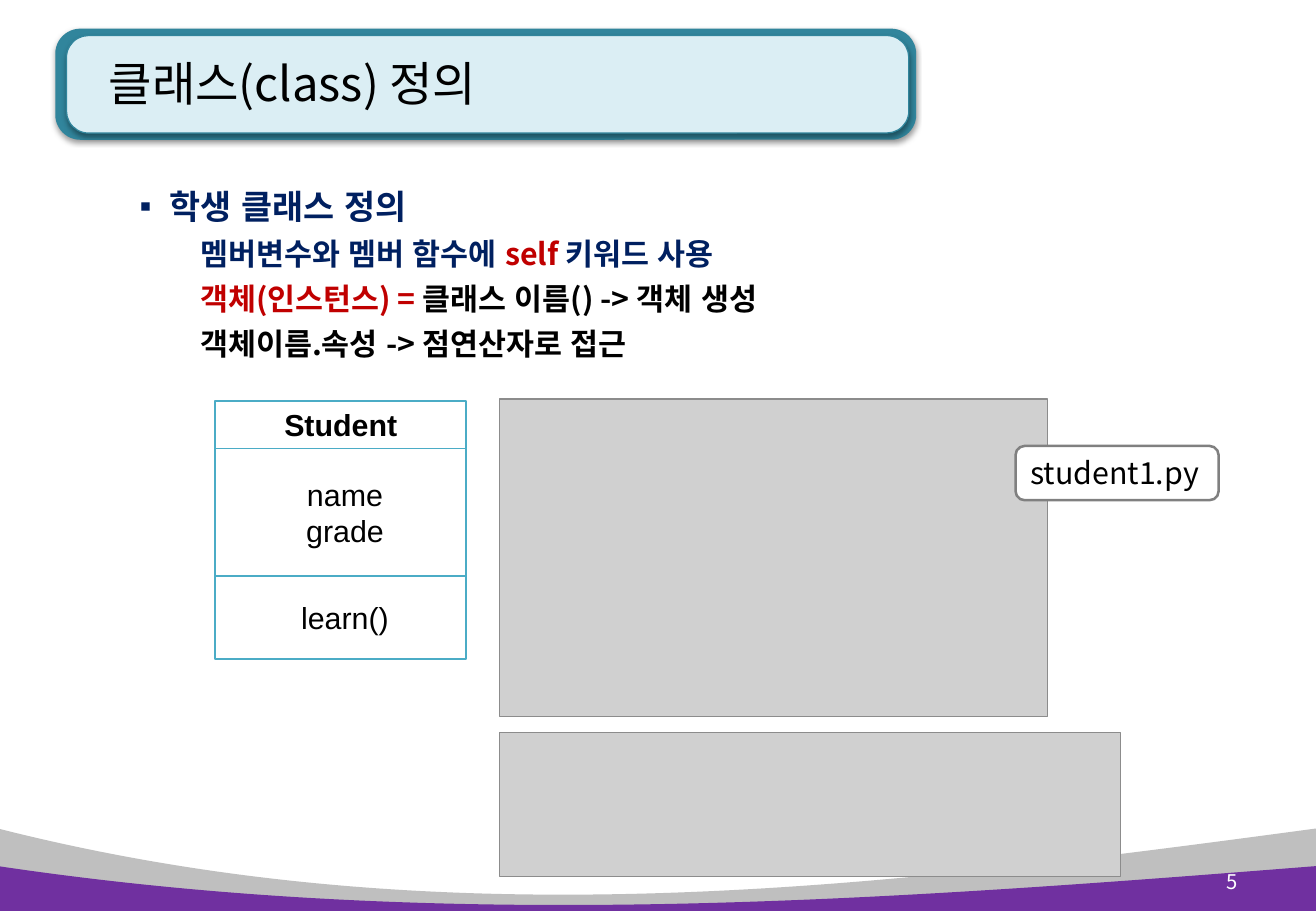
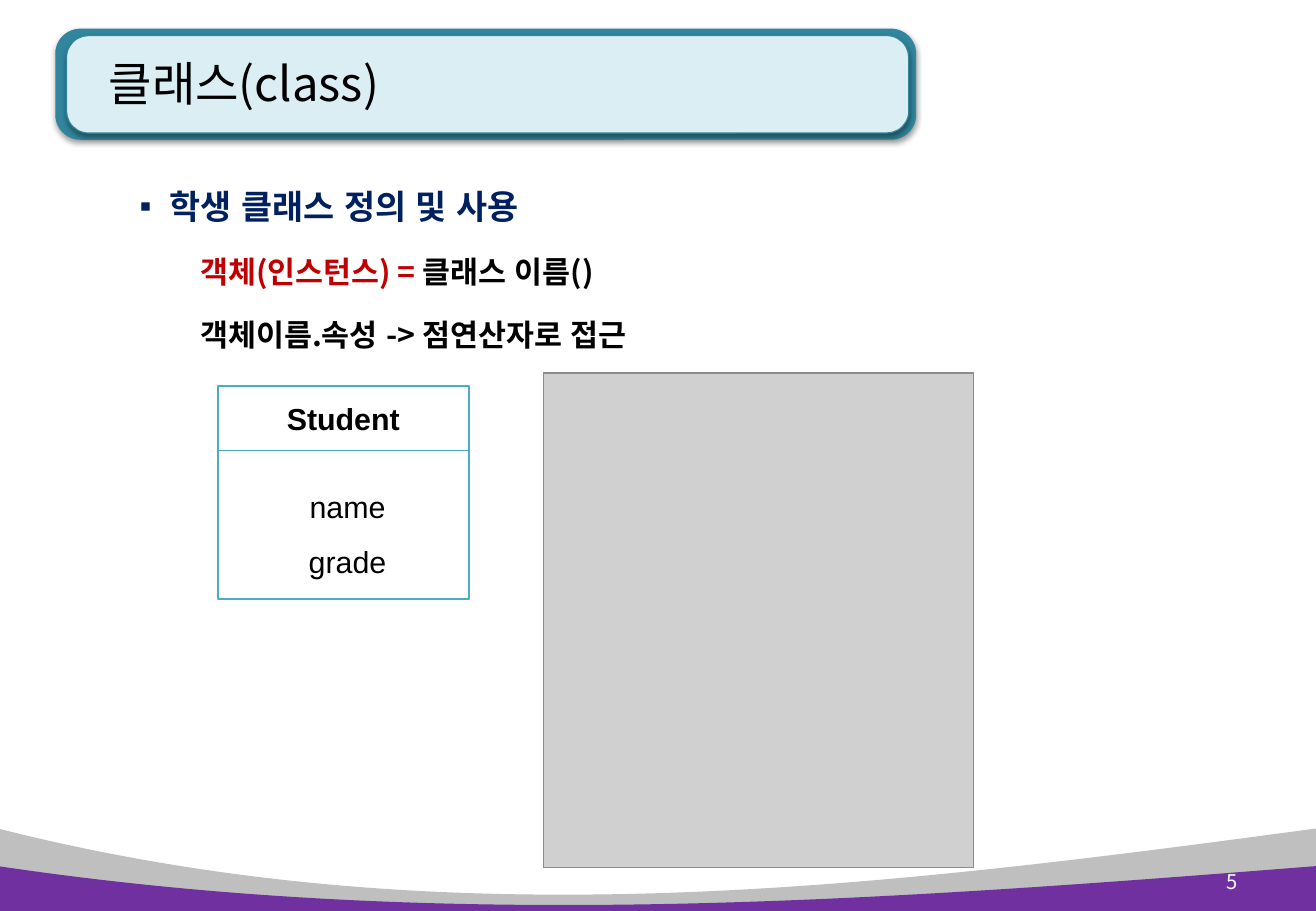
Before and after one commit to AhNyx/js_works, a slide deck: slide 5 of pyworks/python_ppt/Python 7장. 클래스와 상속 .pptx. Drawn at 1316x911 pixels with LibreOffice and Linux fonts; fonts in the diff are those of the drawing; grey boxes stand for pictures. Boxes give left, top, right and bottom in pixels: in the first picture for what was removed or moved away, otherwise in the second. Text is boxed around its words. In the diff, an @@ line names an element or a change of style, - is before the commit and + after.

```diff
--- a/pyworks/python_ppt/Python 7장. 클래스와 상속 .pptx
+++ b/pyworks/python_ppt/Python 7장. 클래스와 상속 .pptx
@@ title at (x1=109, y1=62, x2=379, y2=110): text changed @@
-클래스(class) 정의
+클래스(class)
@@ text at (x1=170, y1=190, x2=594, y2=289): text changed @@
-▪ 학생 클래스 정의
-  멤버변수와 멤버 함수에 self 키워드 사용
-  객체(인스턴스) = 클래스 이름() -> 객체 생성
+▪ 학생 클래스 정의 및 사용
+  객체(인스턴스) = 클래스 이름()
@@ text at (x1=200, y1=320, x2=627, y2=349): line spacing 1 to 1.5 @@
@@ rectangle "Student" resized from (x1=215, y1=401, x2=467, y2=448) to (x1=218, y1=386, x2=469, y2=451) @@
@@ picture resized from (x1=499, y1=400, x2=1047, y2=717) to (x1=543, y1=373, x2=973, y2=868) @@
@@ rounded rectangle removed at (x1=1016, y1=446, x2=1219, y2=501) @@
-student1.py
@@ rectangle "name" resized from (x1=215, y1=448, x2=467, y2=576) to (x1=218, y1=451, x2=469, y2=599) @@
@@ rectangle "name" at (x1=218, y1=451, x2=469, y2=599): line spacing 1 to 1.5 @@
@@ rectangle removed at (x1=215, y1=576, x2=467, y2=660) @@
-learn()
@@ picture removed at (x1=499, y1=733, x2=1120, y2=876) @@
```
Also in this commit, not shown: 16 other slides changed, 4 slides added, 31 other files.
